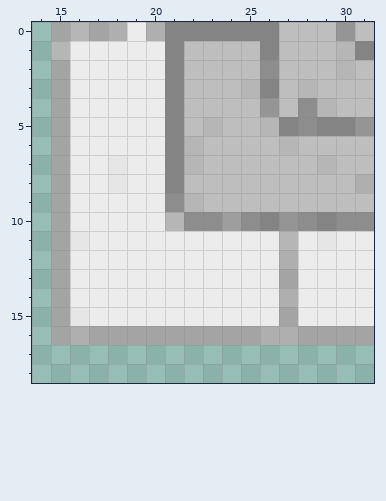
Two versions of one pixel-art sprite, resources/textures/tiles/wall_corner.png. The first picture shows the starting point.
The file is 32x32 pixels. Colours within 5 levels of each other are drawn and written as one. Shown: x 14..31, y 0..18.
New version:
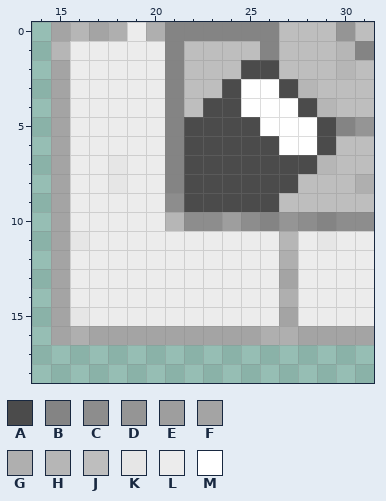
Palette (. is transparent): A #4b4b4b  B #848484  C #8d8d8d  D #959595  E #9e9e9e  F #a4a4a4  G #afafaf  H #b6b6b6  J #bebebe  K #e6e6e6  L #ececec  M #ffffff
The edit:
{"y":2,"x":25,"old":"JC","new":"AA"}
{"y":3,"x":24,"old":"JHBJ","new":"AMMA"}
{"y":4,"x":23,"old":"JJJDJC","new":"AAMMMA"}
{"y":5,"x":22,"old":"JHJJHBCB","new":"AAAAMMMA"}
{"y":6,"x":22,"old":"HJJJJHJJ","new":"AAAAAMMA"}
{"y":7,"x":22,"old":"HJJJJJJ","new":"AAAAAAA"}
{"y":8,"x":22,"old":"JJJJJJ","new":"AAAAAA"}
{"y":9,"x":22,"old":"HJJJJ","new":"AAAAA"}
